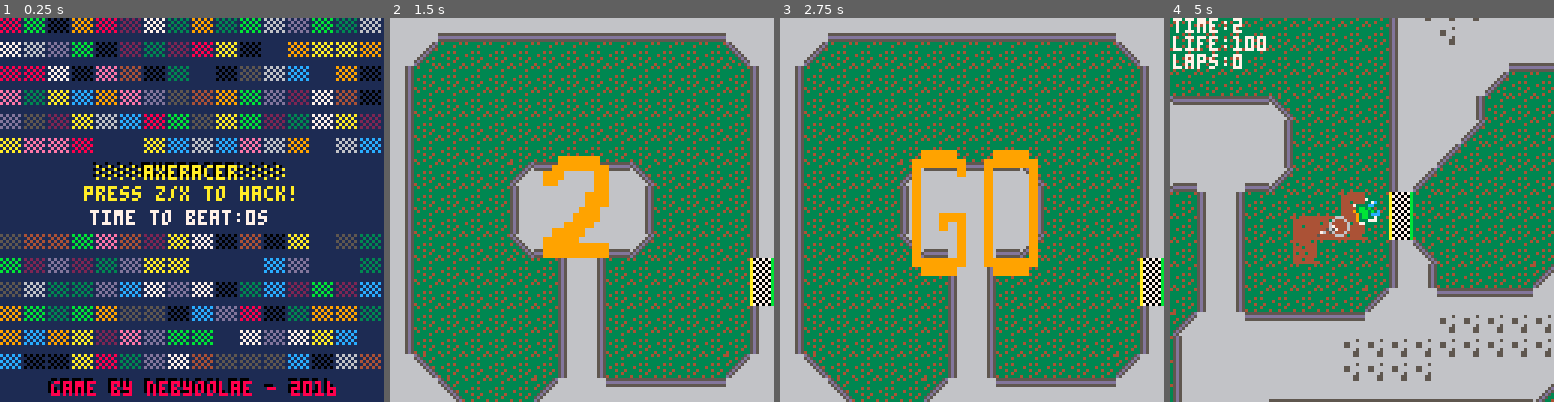
Above: before the commit, frames 1-4 (left to right).
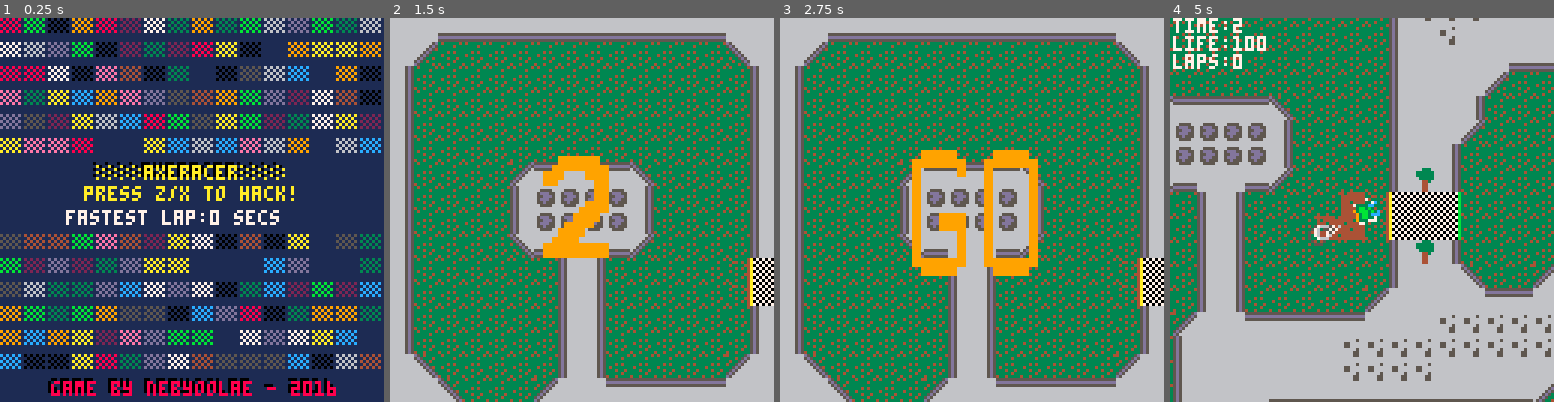
Above: after the commit, the same moments.

Repository: michaelchadwick/game-off-2016
Game: PICO-8 cartridge axeracer.p8
Same seed, same stepped clock (60 frames per second), same inputs: the game is played once before the commit and once after it.
Inputs:
- Up to frame 1 (0.25 s): no input
- Up to frame 2 (1.5 s): tap X (X key) at 0.33, 1.07 s; tap O (Z key) at 0.7 s
- Up to frame 3 (2.75 s): hold Right 1.6-2.1 s; tap O (Z key) at 1.7, 2.1, 2.5 s; tap X (X key) at 1.85 s; hold Up 2.15-2.42 s; hold Right from 2.47 s (still down)
- Up to frame 4 (5 s): tap O (Z key) every 0.4 s from 2.9 to 4.9 s; tap X (X key) at 2.97, 4.08 s; release Right at 3.03 s; hold Left 3.08-3.58 s; hold Down 3.63-3.97 s; hold Right 4.02-4.68 s; hold Up from 4.73 s (still down)

The runs differ from the first frame. In frame 1, 0.8% of the frame differs, in the area x 17-73%, y 50-54%; in frame 2, 1.6%; in frame 3, 1.4%; in frame 4, 7.0%, in the area x 1-83%, y 27-73%.

Commit message:
working finish line with lap tracking; lap time saved properly; finishing touches

Diff:
--- a/axeracer.p8
+++ b/axeracer.p8
@@ -5,9 +5,12 @@
 --overhead racer
 
 --sprites
+sp_grass=67
 sp_flag=68
 sp_oil=69
-sp_finish=85
+sp_fin_l=85
+sp_fin_r=101
+sp_fin_ex=70
 ----countdown sprites
 sp_cd_3=128
 sp_cd_2=130
@@ -63,6 +66,12 @@
 sfx_go_go=4
 sfx_over=5
 sfx_hack=8
+
+--misc
+p_clr=0
+lap_gained=false
+fin_exiting=false
+reload_needed=false
 
 --car class
 car={}
@@ -131,17 +140,19 @@
  local hit_wall=fget(id,0)
  local hit_oil=fget(id,1)
  local hit_grass=fget(id,6)
- local hit_finish=false
-
- if id==sp_finish then
-  hit_finish=true
- end
-
- --if entering finish line
- --from green, turn off obs
-
- if pget(coord1,coord2)==11 then
-  fset(id,0,false)
+ local hit_fin_l=false
+ local hit_fin_r=false
+ local hit_fin_ex=false
+ p_clr=pget(coord1,coord2)
+
+ if id==sp_fin_l then
+  hit_fin_l=true
+ end
+ if id==sp_fin_r then
+  hit_fin_r=true
+ end
+ if id==sp_fin_ex then
+  hit_fin_ex=true
  end
 
  if hit_wall then
@@ -152,19 +163,31 @@
   printh("on oil slick")
   self.spd*=0.5
   self.x=tx
- elseif hit_grass then
+ elseif hit_grass and
+  self.spd>0 then
   mset(coord1,coord2,
    sp_ghck[flr(rnd(6))+1]
   )
   sfx(sfx_hack)
   self.x=tx
- elseif hit_finish then
-  if fset(id,0,false) then
-   printh("finish is open")
-  else
-   printh("finish is closed")
-  end
+ elseif hit_fin_r then
+  if lap_gained==false then
+   laps+=1
+   log_score(t)
+   sfx(sfx_win)
+   t=0
+   lap_gained=true
+  end
+  fset(sp_fin_l,0,false)
   self.x=tx
+ elseif hit_fin_l then
+  fset(sp_fin_r,0,true)
+  lap_gained=false
+  self.x=tx
+ elseif hit_fin_ex then
+  self.x=tx
+  fset(sp_fin_l,0,true)
+  fset(sp_fin_r,0,false)
  else self.x=tx end
 
  --check where car.y is going
@@ -175,15 +198,23 @@
  hit_wall=fget(id,0)
  hit_oil=fget(id,1)
  hit_grass=fget(id,6)
- hit_finish=false
-
+ hit_fin_l=false
+ hit_fin_r=false
+ p_clr=pget(coord1,coord2)
+
+ if id==sp_fin_l then
+  hit_fin_l=true
+ end
  if id==sp_finish then
-  hit_finish=true
+  hit_fin_r=true
+ end
+ if id==sp_fin_ex then
+  hit_fin_ex=true
  end
 
  --if entering finish line
  --from right, turn off obs
- if pget(coord1,coord2)==11 then
+ if p_clr==11 then
   fset(id,0,false)
  end
 
@@ -195,19 +226,31 @@
   printh("on oil slick")
   self.spd*=0.5
   self.y=ty
- elseif hit_grass then
+ elseif hit_grass and
+  self.spd>0 then
   mset(coord1,coord2,
    sp_ghck[flr(rnd(6))+1]
   )
   sfx(sfx_hack)
   self.y=ty
- elseif hit_finish then
-  if fset(id,0,false) then
-   printh("finish is open")
-  else
-   printh("finish is closed")
-  end
+ elseif hit_fin_r then
+  if lap_gained==false then
+   laps+=1
+   log_score(t)
+   sfx(sfx_win)
+   t=0
+   lap_gained=true
+  end
+  fset(sp_fin_l,0,false)
   self.y=ty
+ elseif hit_fin_l then
+  fset(sp_fin_r,0,true)
+  lap_gained=false
+  self.y=ty
+ elseif hit_fin_ex then
+  self.y=ty
+  fset(sp_fin_l,0,true)
+  fset(sp_fin_r,0,false)
  else self.y=ty end
 
  --life depleted
@@ -254,6 +297,7 @@
  cartdata("neb_axeracer")
  og_x=94
  og_y=100
+ og_rot=0
  rot_spd=0.03125
  cam_x=0
  cam_y=0
@@ -269,9 +313,10 @@
  cam_y=0
  exhausts={}
  oils={}
- --oils_to_make=2
  oils_to_make=flr(rnd(10))+5
 
+ --changed from end flag
+ --to infinite laps
  --flag={sp=sp_flag,x=145,y=95}
  --flag.box={
  -- x1=0,y1=0,x2=7,y2=7
@@ -282,7 +327,7 @@
   x=og_x,
   y=og_y,
   size=8,
-  rot=0,
+  rot=og_rot,
   rspd=rot_spd
  })
  add(cars,car)
@@ -297,6 +342,25 @@
 
  game_state=state_321go
  music(music_stop)
+end
+
+function draw_loading()
+ rectfill(wall_l,wall_t,
+  wall_r,wall_b,5)
+ print("loading...",44,58,7)
+end
+
+function reset_map()
+ for x=wall_l,wall_r do
+  for y=wall_l,wall_r do
+   for i=1,#sp_ghck do
+    if mget(x,y)==sp_ghck[i] then
+     mset(x,y,sp_grass)
+    end
+   end
+  end
+ end
+ reload_needed=false
 end
 
 function make_oils()
@@ -378,8 +442,8 @@
   32,49,10)
  print("press z/x to hack!",
   28,56,10)
- print("time to beat:"..get_high_score().."s",
-  30,64,7)
+ print("fastest lap:"..get_high_score().." secs",
+  22,64,7)
  print("game by nebyoolae - 2016",
   16,120,0)
  print("game by nebyoolae - 2016",
@@ -446,6 +510,10 @@
 function _update()
  if game_state==state_title then
   if btnp(btn_z) or btnp(btn_x) then
+   if reload_needed==true then
+    draw_loading()
+    reset_map()
+   end
    game_init()
   end
  elseif game_state==state_321go then
@@ -462,8 +530,16 @@
    end
   end
  elseif game_state==state_over then
-  if btnp(btn_z) or btnp(btn_x) then
+  if btnp(btn_z) then
+   camera(0,0)
+   draw_loading()
+   reset_map()
    game_init()
+  elseif btnp(btn_x) then
+   camera(0,0)
+   music(music_title)
+   game_state=state_title
+   reload_needed=true
   end
  elseif game_state==state_win then
   if btnp(btn_z) or btnp(btn_x) then
@@ -539,7 +615,7 @@
   if cars[1].spd > 0 then
    for ex in all(exhausts) do
     circ(ex.x,ex.y,
-     1.4/(ex.t/2.4),
+     ex.t/2,
      5+ex.t%3
     )
    end
@@ -570,6 +646,9 @@
  end
 end
 
+--no longer used due to
+--changing from end flag
+--to laps
 function game_win(c)
  game_state=state_win
  c.spd=0
@@ -592,12 +671,14 @@
  game_state=state_over
  c.spd=0
  rectfill(
-  c.x-36,c.y-22,
+  c.x-36,c.y-30,
   c.x+30,c.y-5,2)
  print("game over",
-  c.x-18,c.y-19,15)
- print("z/x to restart",
-  c.x-30,c.y-11,8)
+  c.x-18,c.y-27,15)
+ print("z to restart",
+  c.x-24,c.y-18,8)
+ print("x to title",
+  c.x-20,c.y-12,8)
 end
 
 ----------------------
@@ -647,6 +728,7 @@
   cam_x,cam_y+6,7)
  print("laps:"..laps,
   cam_x,cam_y+12,7)
+ --print("p_clr:"..p_clr,cam_x,cam_y+18,7)
 end
 
 function round(num,idp)
@@ -708,7 +790,7 @@
  end
 end
 
---check if new thing's coordinates
+--check if new thing's coords
 --are valid (only on road)
 function coord_is_free(cx,cy,csz)
  local is_free=true
@@ -754,14 +836,15 @@
    j-=1
   end
  end
- return round(a[#a]/30,2)
+ return round(a[1]/30,2)
 end
 
 --add new high score to cart
 function log_score(new_time)
  for i=0,63 do
-  if dget(i) == 0 then
+  if dget(i)==0 then
    dset(i,new_time)
+   break
   end
  end
 end
@@ -907,36 +990,36 @@
 
 
 __gff__
-0000010000000000000000000000000000000000000000000000000000000000000000000000000000000000000000000000000000000000000000000000000001050940010200000000000000000000011121010100000000000000000000000000000101000000000000000000000000000000000000000000000000000000
+0000000000000000000000000000000000000000000000000000000000000000000000000000000000000000000000000000000000000000000000000000000001050940010200000000000000000000011121010101000000000000000000000000000101000000000000000000000000000001000000000000000000000000
 0000000000000000000000000000000000000000000000000000000000000000000000000000000000000000000000000000000000000000000000000000000000000000000000000000000000000000000000000000000000000000000000000000000000000000000000000000000000000000000000000000000000000000
 __map__
 4040535353535353535353535353404040404040404040404040404040404040404040404040404040404040404040400000000000000000000000000000000000000000000000000000000000000000000000000000000000000000000000000000000000000000000000000000000000000000000000000000000000000000
-4041434343434343434343434343424040505050404040404040404040404040505050505050505050505040404040400000000000000000000000000000000000000000000000000000000000000000000000000000000000000000000000000000000000000000000000000000000000000000000000000000000000000000
-6443434343434343434343434343436350505040404040404040404040404040505050505050505050505040404040400000000000000000000000000000000000000000000000000000000000000000000000000000000000000000000000000000000000000000000000000000000000000000000000000000000000000000
+4041434343434343434343434343424040505050404040404040404040404040505050505050505050505040407474400000000000000000000000000000000000000000000000000000000000000000000000000000000000000000000000000000000000000000000000000000000000000000000000000000000000000000
+6443434343434343434343434343436350505040404040404040404040404040505050505050505050505040404074400000000000000000000000000000000000000000000000000000000000000000000000000000000000000000000000000000000000000000000000000000000000000000000000000000000000000000
 6443434343434343434343434343436340504040404040404040404040405353535353535353535353535353534040400000000000000000000000000000000000000000000000000000000000000000000000000000000000000000000000000000000000000000000000000000000000000000000000000000000000000000
 6443434343434343434343434343436340404040535353535353535353414343434343434343434343434343434240400000000000000000000000000000000000000000000000000000000000000000000000000000000000000000000000000000000000000000000000000000000000000000000000000000000000000000
 6443434343434343434343434343436340404041434343434343434343434343434343434343434343434343434342400000000000000000000000000000000000000000000000000000000000000000000000000000000000000000000000000000000000000000000000000000000000000000000000000000000000000000
 6443434343525454545451434343436340406443434343434343434343434343434343434343434343434343434343630000000000000000000000000000000000000000000000000000000000000000000000000000000000000000000000000000000000000000000000000000000000000000000000000000000000000000
-6443434343634040404064434343436340404143434343434343434343434343525454545454545454545143434343630000000000000000000000000000000000000000000000000000000000000000000000000000000000000000000000000000000000000000000000000000000000000000000000000000000000000000
-6443434343634040404064434343436340414343434352545454545454545454404053535353404050506443434343630000000000000000000000000000000000000000000000000000000000000000000000000000000000000000000000000000000000000000000000000000000000000000000000000000000000000000
-6443434343425340405341434343436341434343434363404040404040404053534143434343424050506443434343630000000000000000000000000000000000000000000000000000000000000000000000000000000000000000000000000000000000000000000000000000000000000000000000000000000000000000
-6443434343434363644343434343435543434343434342535353404040534143434343434343434240406443434343630000000000000000000000000000000000000000000000000000000000000000000000000000000000000000000000000000000000000000000000000000000000000000000000000000000000000000
-6443434343434363644343434343435543434343434343434343425341434343434352545143434363406443434343630000000000000000000000000000000000000000000000000000000000000000000000000000000000000000000000000000000000000000000000000000000000000000000000000000000000000000
-6443434343434363644343434343436351434343434343434343434343434352545440406443434363406443434343630000000000000000000000000000000000000000000000000000000000000000000000000000000000000000000000000000000000000000000000000000000000000000000000000000000000000000
-6443434343434363644343434343436364434343435254545454514343525440404040404051435240406443434343630000000000000000000000000000000000000000000000000000000000000000000000000000000000000000000000000000000000000000000000000000000000000000000000000000000000000000
-4051434343434363644343434343524040545454544040404040405454404040405040504064436340404051434343630000000000000000000000000000000000000000000000000000000000000000000000000000000000000000000000000000000000000000000000000000000000000000000000000000000000000000
-4040514343435240405454545454404040505050505050504040404040404040505050504064436340404064434343630000000000000000000000000000000000000000000000000000000000000000000000000000000000000000000000000000000000000000000000000000000000000000000000000000000000000000
-4040644343436340404040404050505050505050505050504040404040404040404040404064436340404064434343630000000000000000000000000000000000000000000000000000000000000000000000000000000000000000000000000000000000000000000000000000000000000000000000000000000000000000
+6443434343637373737364434343436340404143434343434343434343434343525454545454545454545143434343630000000000000000000000000000000000000000000000000000000000000000000000000000000000000000000000000000000000000000000000000000000000000000000000000000000000000000
+6443434343637373737364434343436340644343434352545454545454545454404053535353404050506443434343630000000000000000000000000000000000000000000000000000000000000000000000000000000000000000000000000000000000000000000000000000000000000000000000000000000000000000
+6443434343425340405341434343436374644343434363737373404040404053534143434343424050506443434343630000000000000000000000000000000000000000000000000000000000000000000000000000000000000000000000000000000000000000000000000000000000000000000000000000000000000000
+6443434343434363644343434343465556654343434342535353404040534143434343434343434240406443434343630000000000000000000000000000000000000000000000000000000000000000000000000000000000000000000000000000000000000000000000000000000000000000000000000000000000000000
+6443434343434363644343434343465556654343434343434343425341434343434352545143434363406443434343630000000000000000000000000000000000000000000000000000000000000000000000000000000000000000000000000000000000000000000000000000000000000000000000000000000000000000
+6443434343434363644343434343436374644343434343434343434343434352545440406443434363406443434343630000000000000000000000000000000000000000000000000000000000000000000000000000000000000000000000000000000000000000000000000000000000000000000000000000000000000000
+6443434343434363644343434343436340405143435254545454514343525440404040404051435240406443434343630000000000000000000000000000000000000000000000000000000000000000000000000000000000000000000000000000000000000000000000000000000000000000000000000000000000000000
+4051434343434363644343434343524040404054544040404040405454404040405040504064436373404051434343630000000000000000000000000000000000000000000000000000000000000000000000000000000000000000000000000000000000000000000000000000000000000000000000000000000000000000
+4040514343435240405454545454404040505050505050504040737373404040505050504064436373404064434343630000000000000000000000000000000000000000000000000000000000000000000000000000000000000000000000000000000000000000000000000000000000000000000000000000000000000000
+4040644343436340404040404050505050505050505050504040737373404040404040404064436373404064434343630000000000000000000000000000000000000000000000000000000000000000000000000000000000000000000000000000000000000000000000000000000000000000000000000000000000000000
 4040644343436340404040404050505050404040404053535353535353535353535353535341434240404064434343630000000000000000000000000000000000000000000000000000000000000000000000000000000000000000000000000000000000000000000000000000000000000000000000000000000000000000
 4040644343436340404053535353535353535353534143434343434343434343434343434343434363404064434343630000000000000000000000000000000000000000000000000000000000000000000000000000000000000000000000000000000000000000000000000000000000000000000000000000000000000000
 4040644343436340404143434343434343434343434343434343434343434343434343434343435240405341434343630000000000000000000000000000000000000000000000000000000000000000000000000000000000000000000000000000000000000000000000000000000000000000000000000000000000000000
 4040644343436340644343434343434343434343434352545454545454545454545454545454544040414343434343630000000000000000000000000000000000000000000000000000000000000000000000000000000000000000000000000000000000000000000000000000000000000000000000000000000000000000
-4040644343436340644343434343434343434343435240404050505050404040404040404040404064434343434343630000000000000000000000000000000000000000000000000000000000000000000000000000000000000000000000000000000000000000000000000000000000000000000000000000000000000000
-4040644343436340644343434343434343434343436340405050505040404040404040404040404064434343434343630000000000000000000000000000000000000000000000000000000000000000000000000000000000000000000000000000000000000000000000000000000000000000000000000000000000000000
-4040644343436340644343435254545454514343434253535353535353535353404040535353535341434343434343630000000000000000000000000000000000000000000000000000000000000000000000000000000000000000000000000000000000000000000000000000000000000000000000000000000000000000
-4040644343436340644343436340404040405143434343434343434343434343425341434343434343434343434343630000000000000000000000000000000000000000000000000000000000000000000000000000000000000000000000000000000000000000000000000000000000000000000000000000000000000000
-4040644343436340644343436340404040404051434343434343434343434343434343434343434343434343434343630000000000000000000000000000000000000000000000000000000000000000000000000000000000000000000000000000000000000000000000000000000000000000000000000000000000000000
-4040644343436340644343436340404040404064434343434343434343434343434343434343434343434343434343630000000000000000000000000000000000000000000000000000000000000000000000000000000000000000000000000000000000000000000000000000000000000000000000000000000000000000
+4040644343436374644343434343434343434343435240404050505050404040404040404040404064434343434343630000000000000000000000000000000000000000000000000000000000000000000000000000000000000000000000000000000000000000000000000000000000000000000000000000000000000000
+4040644343436374644343434343434343434343436340405050505040404040404040404040404064434343434343630000000000000000000000000000000000000000000000000000000000000000000000000000000000000000000000000000000000000000000000000000000000000000000000000000000000000000
+4040644343436374644343435254545454514343434253535353535353535353404040535353535341434343434343630000000000000000000000000000000000000000000000000000000000000000000000000000000000000000000000000000000000000000000000000000000000000000000000000000000000000000
+4040644343436374644343436340404040405143434343434343434343434343425341434343434343434343434343630000000000000000000000000000000000000000000000000000000000000000000000000000000000000000000000000000000000000000000000000000000000000000000000000000000000000000
+4040644343436374644343436340404040404051434343434343434343434343434343434343434343434343434343630000000000000000000000000000000000000000000000000000000000000000000000000000000000000000000000000000000000000000000000000000000000000000000000000000000000000000
+4040644343436374644343436340404040404064434343434343434343434343434343434343434343434343434343630000000000000000000000000000000000000000000000000000000000000000000000000000000000000000000000000000000000000000000000000000000000000000000000000000000000000000
 4040644343434253414343436340404040404040514343434343434343434343434343434343434343434343434343630000000000000000000000000000000000000000000000000000000000000000000000000000000000000000000000000000000000000000000000000000000000000000000000000000000000000000
 4040644343434343434343436340404040404040405454545451434343434343525451434343434343434343434352400000000000000000000000000000000000000000000000000000000000000000000000000000000000000000000000000000000000000000000000000000000000000000000000000000000000000000
 4040644343434343434343436340404040404040404040404040545454545454404040545454545454545454545440400000000000000000000000000000000000000000000000000000000000000000000000000000000000000000000000000000000000000000000000000000000000000000000000000000000000000000
Not shown, changed: 46 lines of the sprite sheet (__gfx__) section of axeracer.p8
